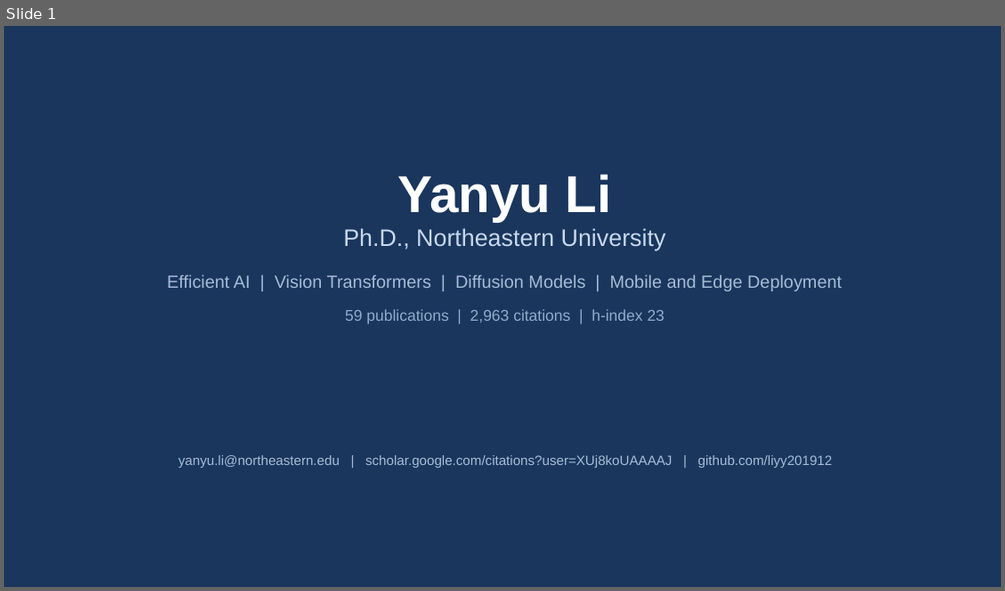
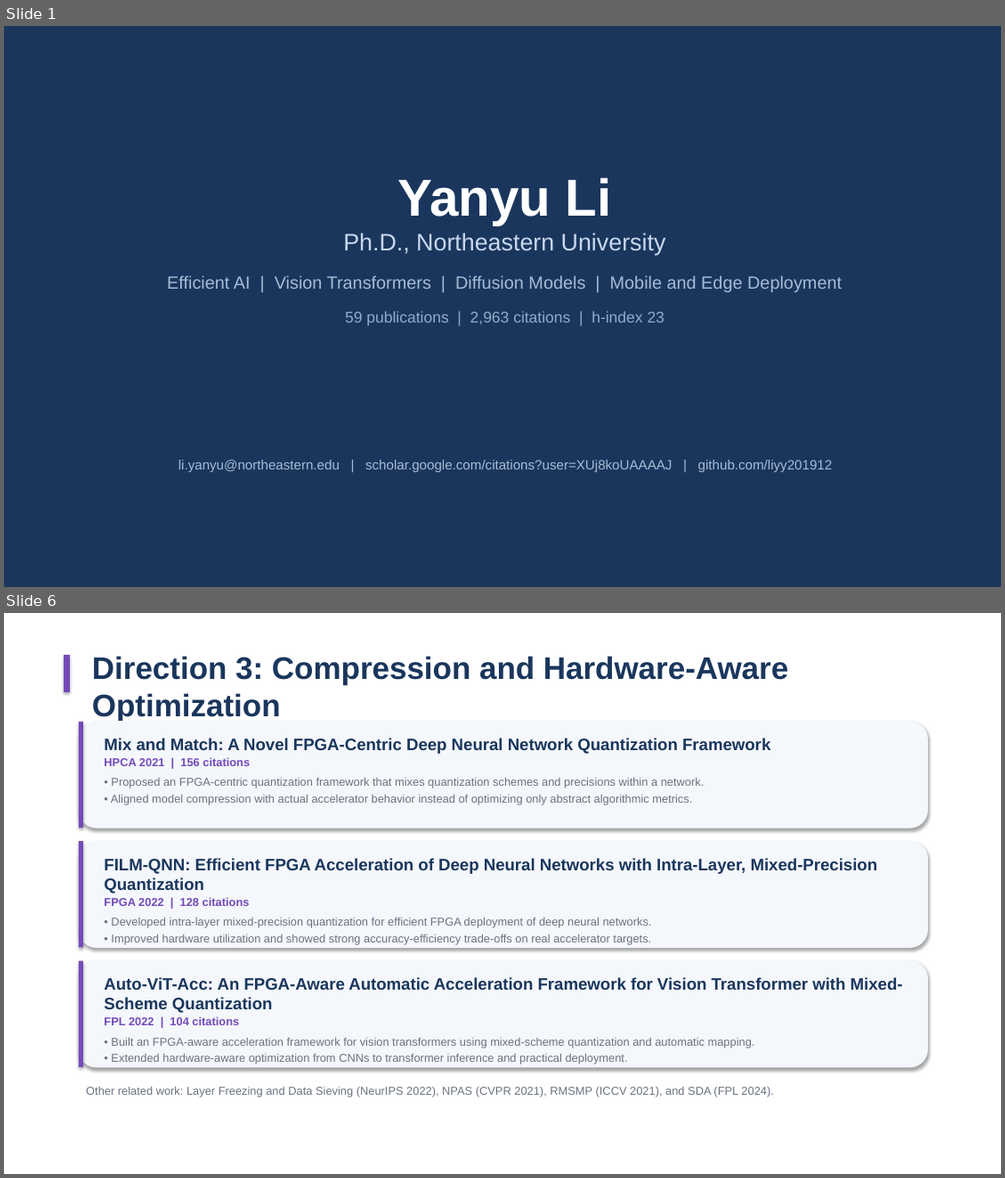
Before and after one commit to liyy201912/yy-webpage, a slide deck: presentation.pptx. Shown one above the other, each under a label of ours: slide 1 before the commit, slides 1 and 6 after it; the slides between them are not shown. The pictures are 1005x591 and 1005x1178 pixels, drawn with LibreOffice and Linux fonts; fonts in the diff are those of the drawing. Boxes give left, top, right and bottom in pixels: in the first picture for what was removed or moved away, otherwise in the second. Text is boxed around its words. In the diff, an @@ line names an element or a change of style, - is before the commit and + after.

```diff
--- a/presentation.pptx
+++ b/presentation.pptx
@@ slide 6 added at [4,613,1001,1174], background #FFFFFF @@
@@ rectangle added at [64,655,70,692], fill #734AB8 @@
@@ text added at [92,656,788,740], 14 pt, text #6B7280 @@
+Direction 3: Compression and Hardware-Aware Optimization
+Most cited systems work on quantization, sparse training, and FPGA-aware acceleration.
@@ rounded rectangle added at [79,722,928,827], fill #F4F7FB, outline #F4F7FB 1 pt @@
@@ rectangle added at [79,722,83,827], fill #734AB8 @@
@@ text added at [104,738,770,805], 11 pt, text #6B7280 @@
+Mix and Match: A Novel FPGA-Centric Deep Neural Network Quantization Framework
+HPCA 2021 | 156 citations
+• Proposed an FPGA-centric quantization framework that mixes quantization schemes and precisions within a network.
+• Aligned model compression with actual accelerator behavior instead of optimizing only abstract algorithmic metrics.
@@ rounded rectangle added at [79,841,928,948], fill #F4F7FB, outline #F4F7FB 1 pt @@
@@ rectangle added at [79,841,83,948], fill #734AB8 @@
@@ text added at [104,858,878,945], 11 pt, text #6B7280 @@
+FILM-QNN: Efficient FPGA Acceleration of Deep Neural Networks with Intra-Layer, Mixed-Precision Quantization
+FPGA 2022 | 128 citations
+• Developed intra-layer mixed-precision quantization for efficient FPGA deployment of deep neural networks.
+• Improved hardware utilization and showed strong accuracy-efficiency trade-offs on real accelerator targets.
@@ rounded rectangle added at [79,961,928,1067], fill #F4F7FB, outline #F4F7FB 1 pt @@
@@ rectangle added at [79,961,83,1067], fill #734AB8 @@
@@ text added at [104,977,903,1064], 11 pt, text #6B7280 @@
+Auto-ViT-Acc: An FPGA-Aware Automatic Acceleration Framework for Vision Transformer with Mixed-Scheme Quantization
+FPL 2022 | 104 citations
+• Built an FPGA-aware acceleration framework for vision transformers using mixed-scheme quantization and automatic mapping.
+• Extended hardware-aware optimization from CNNs to transformer inference and practical deployment.
@@ text added at [86,1086,773,1097], 11 pt, text #6B7280 @@
+Other related work: Layer Freezing and Data Sieving (NeurIPS 2022), NPAS (CVPR 2021), RMSMP (ICCV 2021), and SDA (FPL 2024).
@@ slide 1 changed as well @@
@@ text at [343,232,666,255]: less space between paragraphs @@
@@ text at [178,459,833,472]: text changed @@
-yanyu.li@northeastern.edu | scholar.google.com/citations?user=XUj8koUAAAAJ | github.com/liyy201912
+li.yanyu@northeastern.edu | scholar.google.com/citations?user=XUj8koUAAAAJ | github.com/liyy201912
```
Also in this commit, not shown: 3 other slides changed, 2 other slides added, 5 slides removed, 3 other files.
